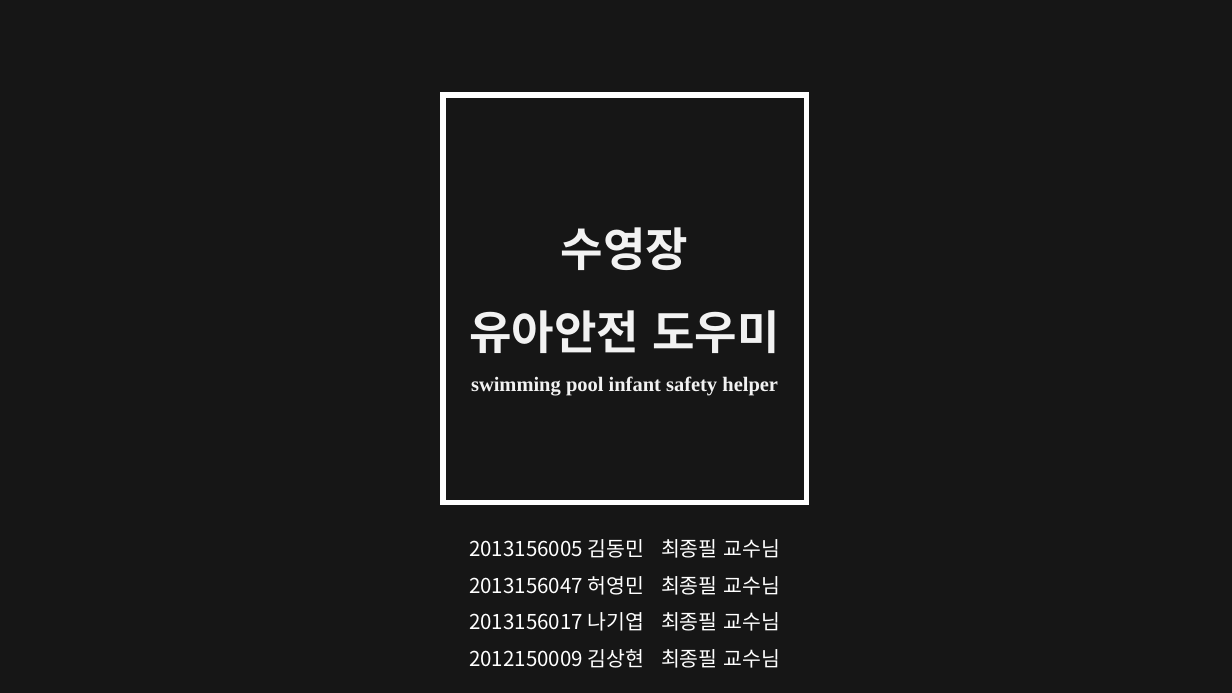
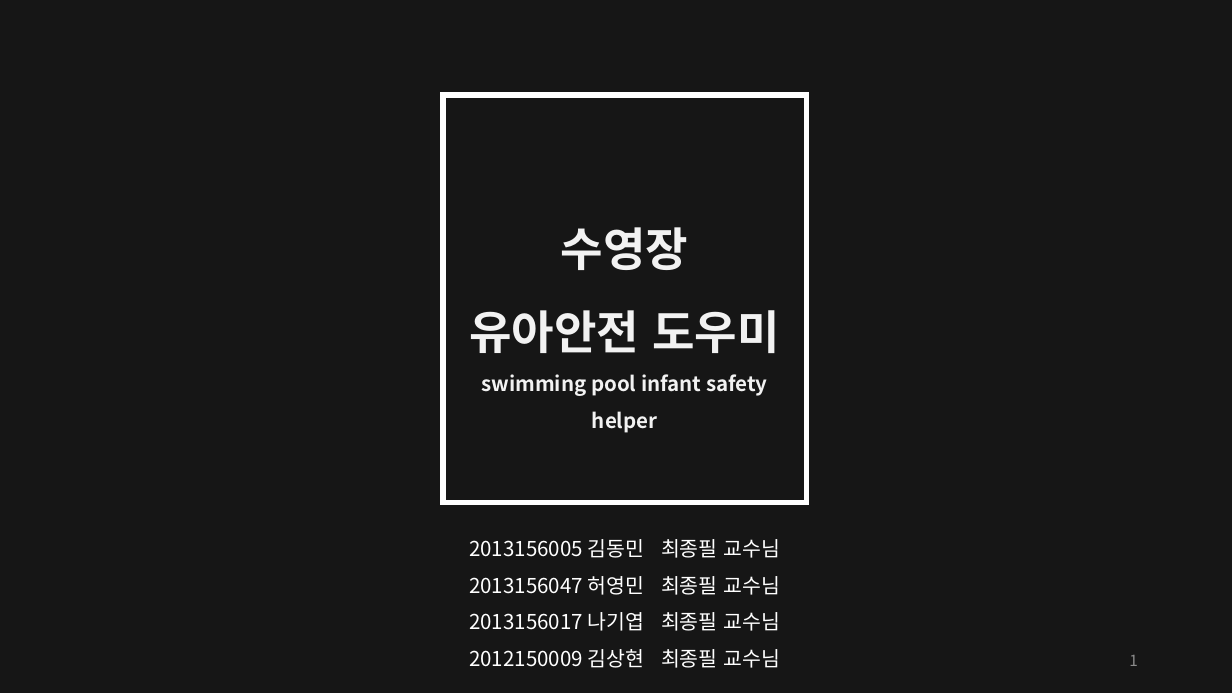
Before and after one commit to Final-Project-KPU/Plan, a slide deck: slide 1 of 제안서(김동민,김상현,나기엽,허영민).pptx. Drawn at 1232x693 pixels with LibreOffice and Linux fonts; fonts in the diff are those of the drawing; background and template pictures are left out; a plain dark background stands for a picture behind light text. Boxes give left, top, right and bottom in pixels: in the first picture for what was removed or moved away, otherwise in the second. Text is boxed around its words. In the diff, an @@ line names an element or a change of style, - is before the commit and + after.

```diff
--- a/제안서(김동민,김상현,나기엽,허영민).pptx
+++ b/제안서(김동민,김상현,나기엽,허영민).pptx
@@ text at (469, 310, 780, 433): font Times New Roman to Noto Sans CJK KR @@
@@ page number added at (1129, 655, 1138, 666), 12 pt, text #8C8C8C @@
+1
```
Also in this commit, not shown: 16 other slides changed, 2 slides added, 1 slide removed, 1 other file.
